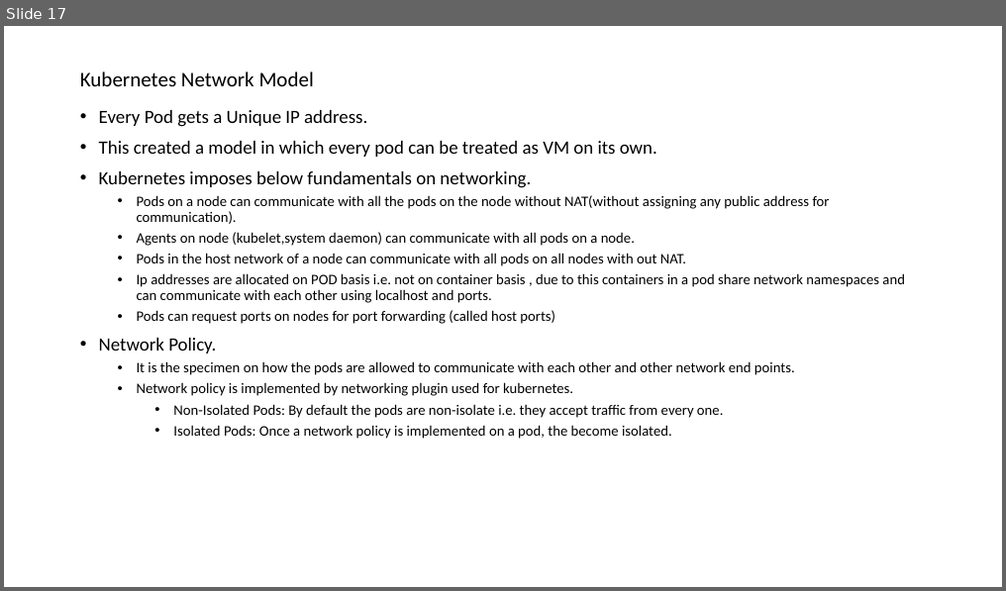
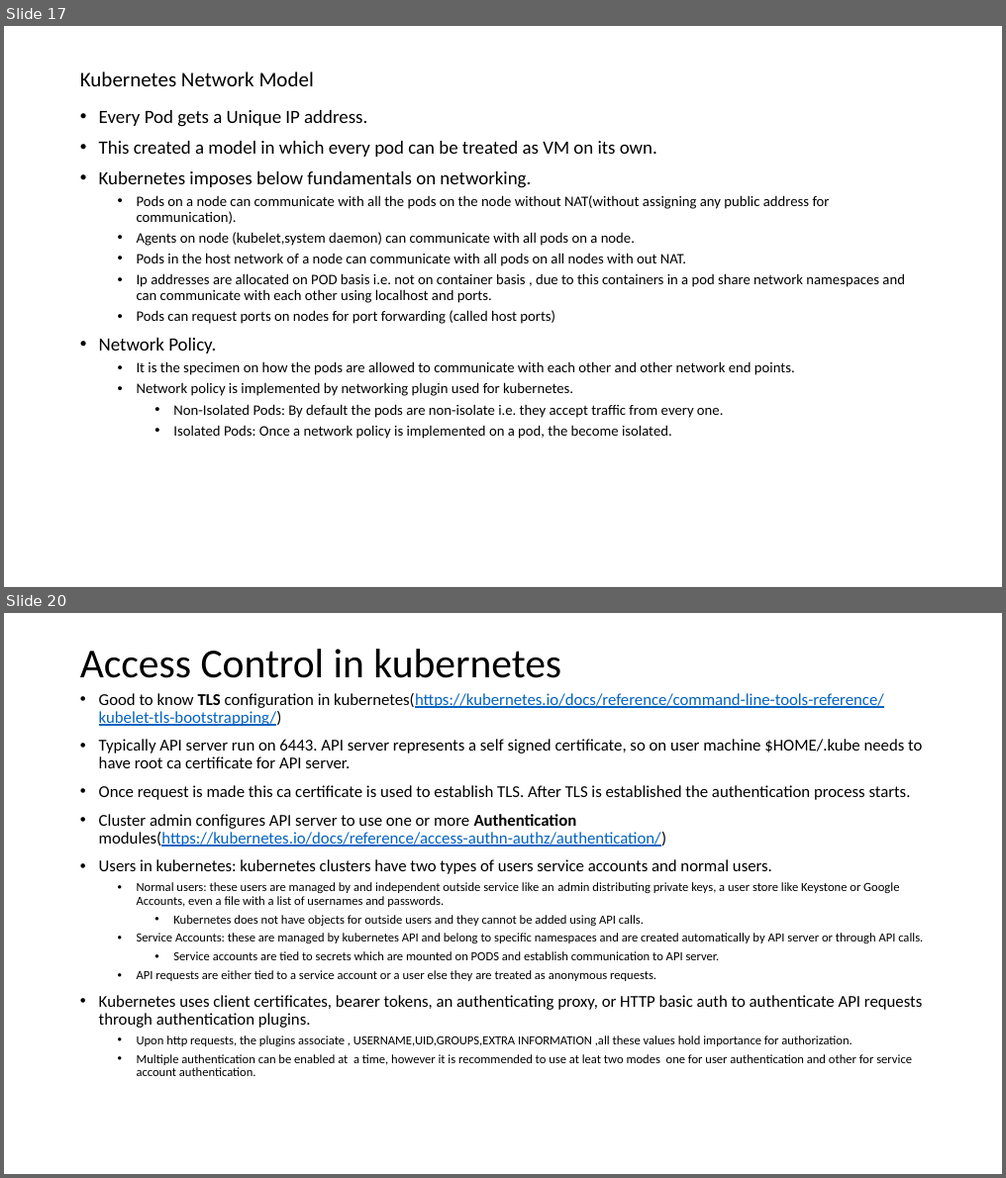
Before and after one commit to akhan90/all-the-learning, a slide deck: kubernetes/Kubernetes.pptx. Shown one above the other, each under a label of ours: slide 17 before the commit, slides 17 and 20 after it; the slides between them are not shown. The pictures are 1006x591 and 1006x1178 pixels, drawn with LibreOffice and Linux fonts; fonts in the diff are those of the drawing. Boxes give left, top, right and bottom in pixels: in the first picture for what was removed or moved away, otherwise in the second. Text is boxed around its words. In the diff, an @@ line names an element or a change of style, - is before the commit and + after.

Commit message:
kubernetes

```diff
--- a/kubernetes/Kubernetes.pptx
+++ b/kubernetes/Kubernetes.pptx
@@ slide 20 added at bbox=[4, 613, 1002, 1174], background #FFFFFF @@
@@ title added at bbox=[80, 649, 561, 678], 39.6 pt, text #000000 @@
+Access Control in kubernetes
@@ text added at bbox=[99, 693, 923, 1076], 12 pt, text #000000 @@
+• Good to know TLS configuration in kubernetes(https://kubernetes.io/docs/reference/command-line-tools-reference/kubelet-tls-bootstrapping/)
+• Typically API server run on 6443. API server represents a self signed certificate, so on user machine $HOME/.kube needs to have root ca certificate for API server.
+• Once request is made this ca certificate is used to establish TLS. After TLS is established the authentication process starts.
+• Cluster admin configures API server to use one or more Authentication modules(https://kubernetes.io/docs/reference/access-authn-authz/authentication/)
+• Users in kubernetes: kubernetes clusters have two types of users service accounts and normal users.
+  • Normal users: these users are managed by and independent outside service like an admin distributing private keys, a user store like Keystone or Google Accounts, even a file with a list of usernames and passwords.
+    • Kubernetes does not have objects for outside users and they cannot be added using API calls.
+  • Service Accounts: these are managed by kubernetes API and belong to specific namespaces and are created automatically by API server or through API calls.
+    • Service accounts are tied to secrets which are mounted on PODS and establish communication to API server.
+  • API requests are either tied to a service account or a user else they are treated as anonymous requests.
+• Kubernetes uses client certificates, bearer tokens, an authenticating proxy, or HTTP basic auth to authenticate API requests through authentication plugins.
+  • Upon http requests, the plugins associate , USERNAME,UID,GROUPS,EXTRA INFORMATION ,all these values hold importance for authorization.
+  • Multiple authentication can be enabled at a time, however it is recommended to use at leat two modes one for user authentication and other for service account authentication.
```
Also in this commit, not shown: 1 slide changed, 3 other slides added, 2 other files.
